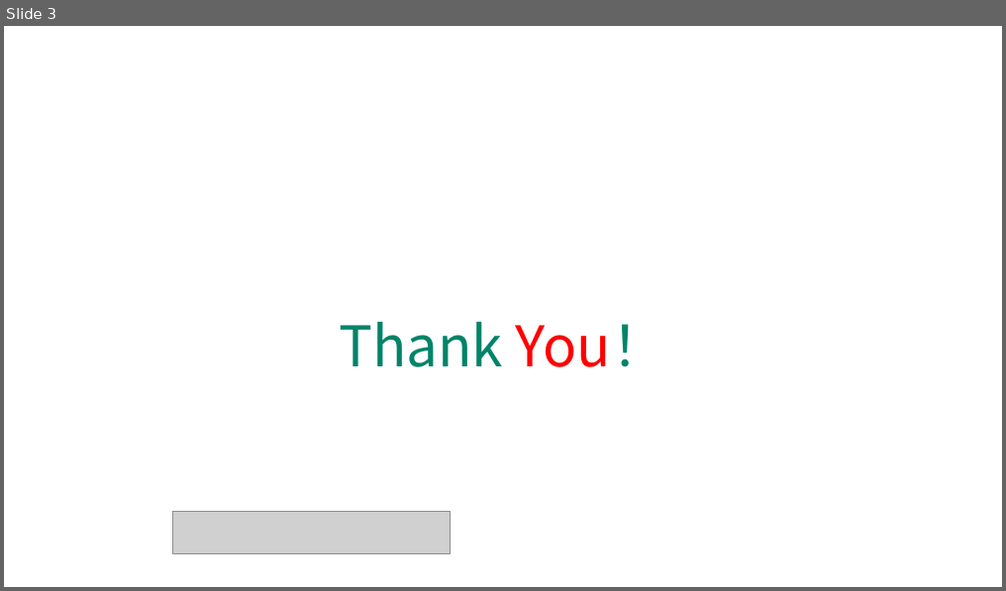
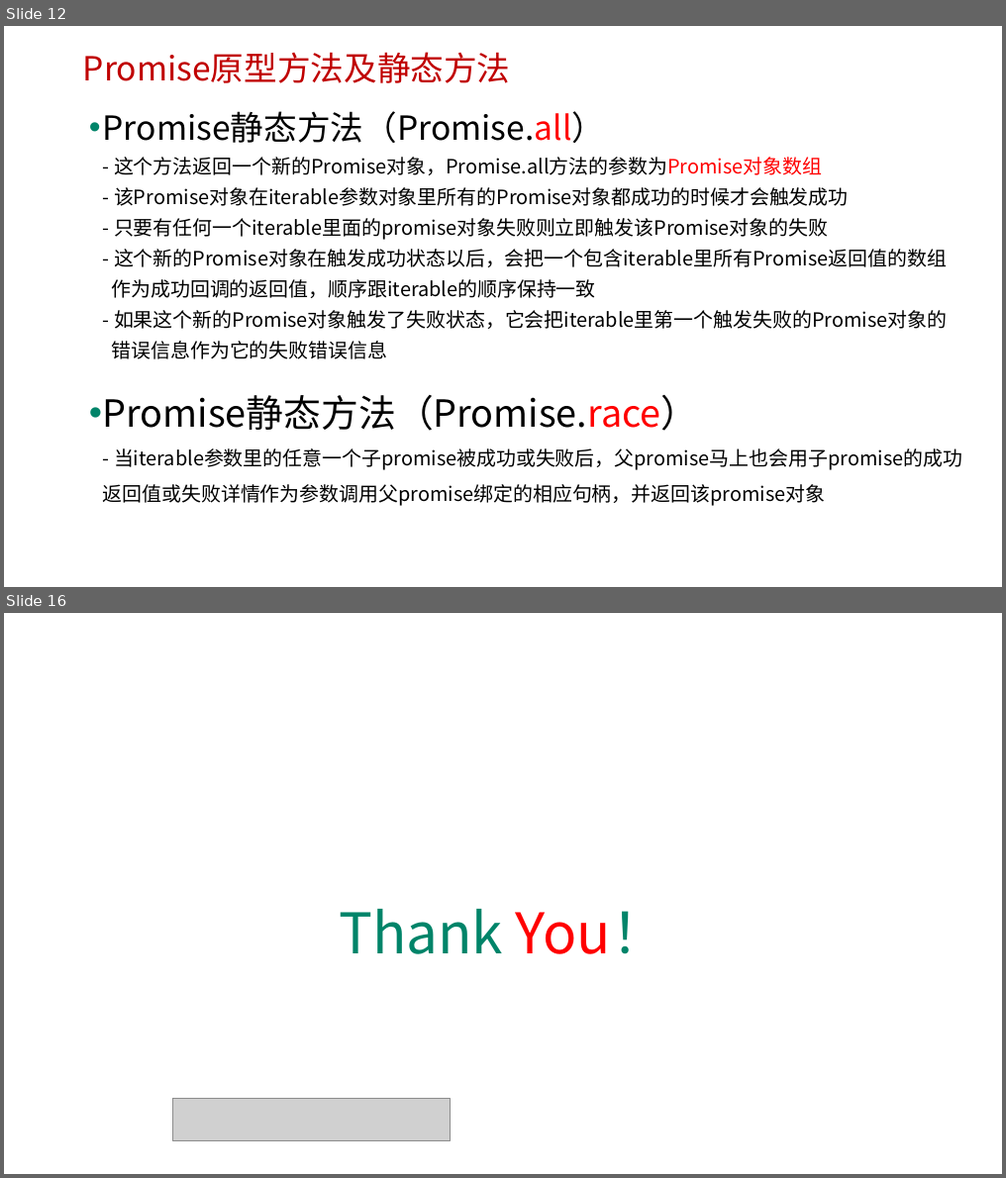
Before and after one commit to edu2act/course-javascript-advanced, a slide deck: 课程PPT/33.ES6中Promise对象与异步编程.pptx. Shown one above the other, each under a label of ours: slide 3 before the commit, slides 12 and 16 after it; the slides between them are not shown. The pictures are 1006x591 and 1006x1178 pixels, drawn with LibreOffice and Linux fonts; fonts in the diff are those of the drawing; grey boxes stand for pictures; background and template pictures are left out. Boxes give left, top, right and bottom in pixels: in the first picture for what was removed or moved away, otherwise in the second. Text is boxed around its words. In the diff, an @@ line names an element or a change of style, - is before the commit and + after.

```diff
--- a/课程PPT/33.ES6中Promise对象与异步编程.pptx
+++ b/课程PPT/33.ES6中Promise对象与异步编程.pptx
@@ slide 12 added at (4, 26, 1002, 587), background picture (left out) @@
@@ text added at (83, 52, 511, 83), 32 pt, text #C00000 @@
+Promise原型方法及静态方法
@@ text added at (103, 111, 962, 506), 19 pt, text #000000 @@
+• Promise静态方法（Promise.all）
+  - 这个方法返回一个新的Promise对象，Promise.all方法的参数为Promise对象数组
+  - 该Promise对象在iterable参数对象里所有的Promise对象都成功的时候才会触发成功
+  - 只要有任何一个iterable里面的promise对象失败则立即触发该Promise对象的失败
+  - 这个新的Promise对象在触发成功状态以后，会把一个包含iterable里所有Promise返回值的数组
+  作为成功回调的返回值，顺序跟iterable的顺序保持一致
+  - 如果这个新的Promise对象触发了失败状态，它会把iterable里第一个触发失败的Promise对象的
+  错误信息作为它的失败错误信息
+• Promise静态方法（Promise.race）
+  - 当iterable参数里的任意一个子promise被成功或失败后，父promise马上也会用子promise的成功返回值或失败详情作为参数调用父promise绑定的相应句柄，并返回该promise对象
@@ what was slide 3 is now slide 16 @@
```
Also in this commit, not shown: 2 slides changed, 13 other slides added, 9 other files.
